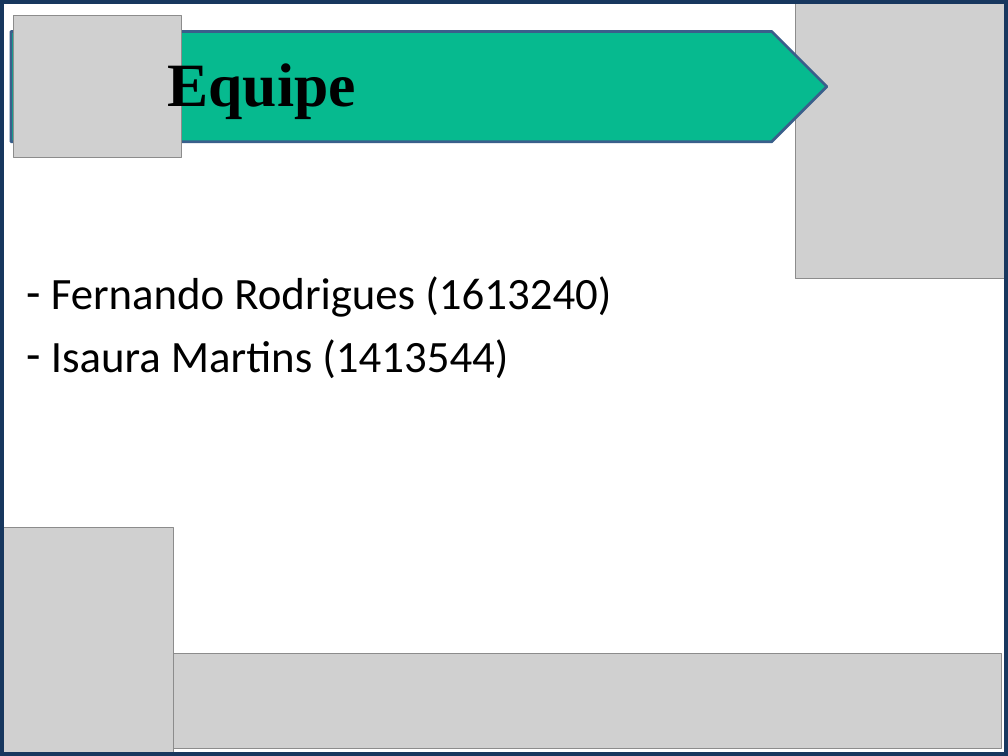
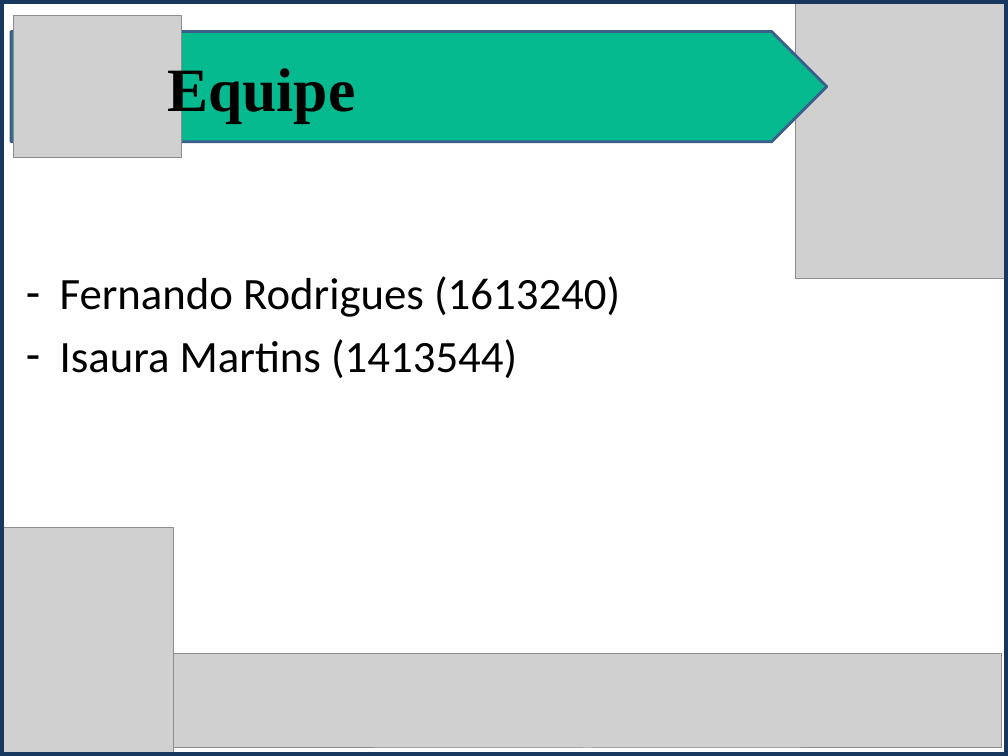
Before and after one commit to isamartins/t018_DesenvolvimentoWeb, a slide deck: slide 12 of trabalho_av2/Vuejs_Apresentacao.pptx (slide 8 before the commit). Drawn at 1008x756 pixels with LibreOffice and Linux fonts; fonts in the diff are those of the drawing; grey boxes stand for pictures. Boxes give left, top, right and bottom in pixels: in the first picture for what was removed or moved away, otherwise in the second. Text is boxed around its words. In the diff, an @@ line names an element or a change of style, - is before the commit and + after.

```diff
--- a/trabalho_av2/Vuejs_Apresentacao.pptx
+++ b/trabalho_av2/Vuejs_Apresentacao.pptx
@@ pentagon arrow at <box>11,31,827,141</box>: proportions changed @@
@@ text "Equipe" at <box>167,62,355,122</box>: line spacing 0.9 to 1 @@
@@ text "Fernando Rodrigues (1613240)": place and size @@
-text "Fernando Rodrigues (1613240)" at <box>51,276,611,378</box>
+text "Fernando Rodrigues (1613240)" at <box>60,276,620,378</box>
```
Also in this commit, not shown: 7 other slides changed, 4 slides added.
